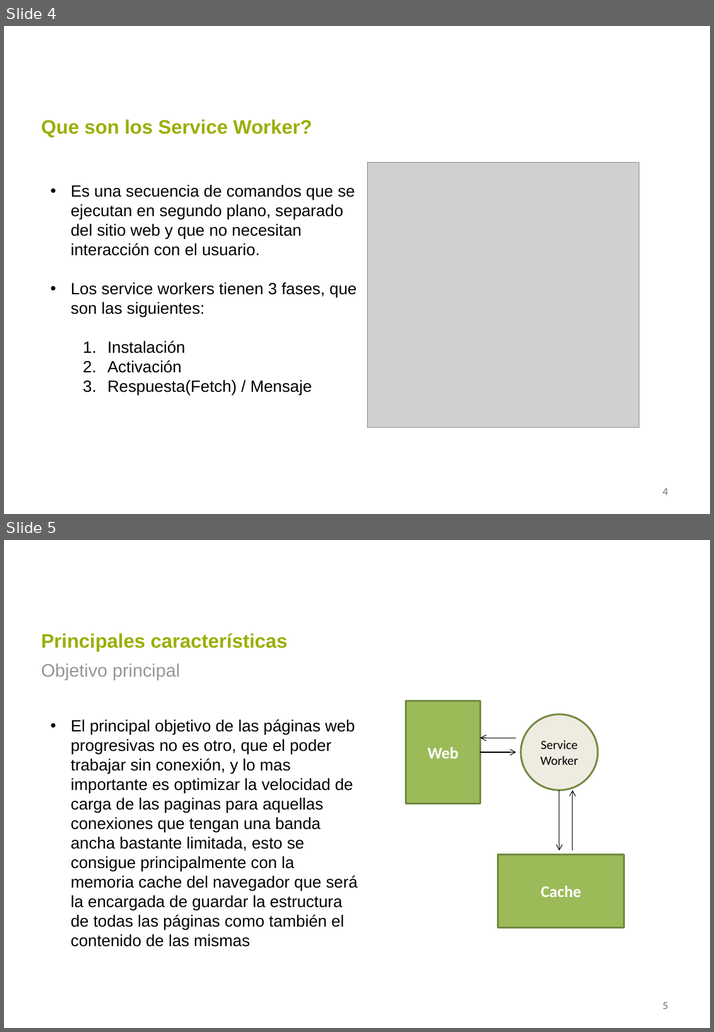
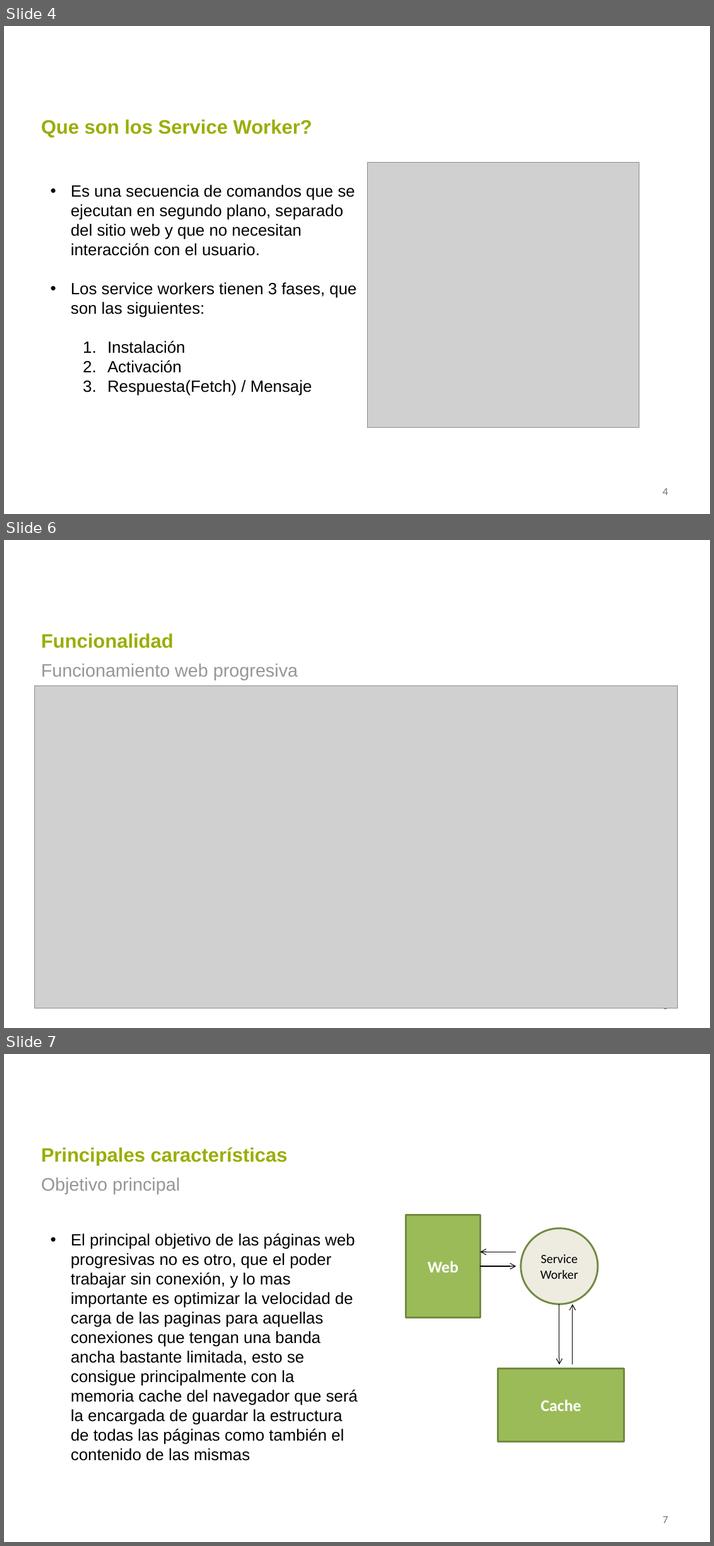
Before and after one commit to eborras14/eborras14.github.io, a slide deck: Documentación/Presentacion_PWA_EduardBorrasRuiz.pptx. Shown one above the other, each under a label of ours: slides 4 and 5 before the commit, slides 4, 6 and 7 after it; the slides between them are not shown. The pictures are 714x1032 and 714x1546 pixels, drawn with LibreOffice and Linux fonts; fonts in the diff are those of the drawing; grey boxes stand for pictures; background and template pictures are left out. Boxes give left, top, right and bottom in pixels: in the first picture for what was removed or moved away, otherwise in the second. Text is boxed around its words. In the diff, an @@ line names an element or a change of style, - is before the commit and + after.

```diff
--- a/Documentación/Presentacion_PWA_EduardBorrasRuiz.pptx
+++ b/Documentación/Presentacion_PWA_EduardBorrasRuiz.pptx
@@ slide 6 added at box(4, 540, 710, 1028), background #FFFFFF @@
@@ title added at box(41, 633, 173, 648), 21.6 pt, text #9AAE04, bold @@
+Funcionalidad
@@ text added at box(41, 663, 298, 680), 20 pt, text #969696 @@
+Funcionamiento web progresiva
@@ picture added at box(35, 686, 677, 1009) @@
@@ page number added at box(662, 1008, 668, 1012), 12 pt, text #737373 @@
+6
@@ what was slide 5 is now slide 7 @@
@@ page number at box(662, 1516, 668, 1523): text changed @@
-5
+7
```
Also in this commit, not shown: 2 slides changed, 4 other slides added, 6 slides removed.
